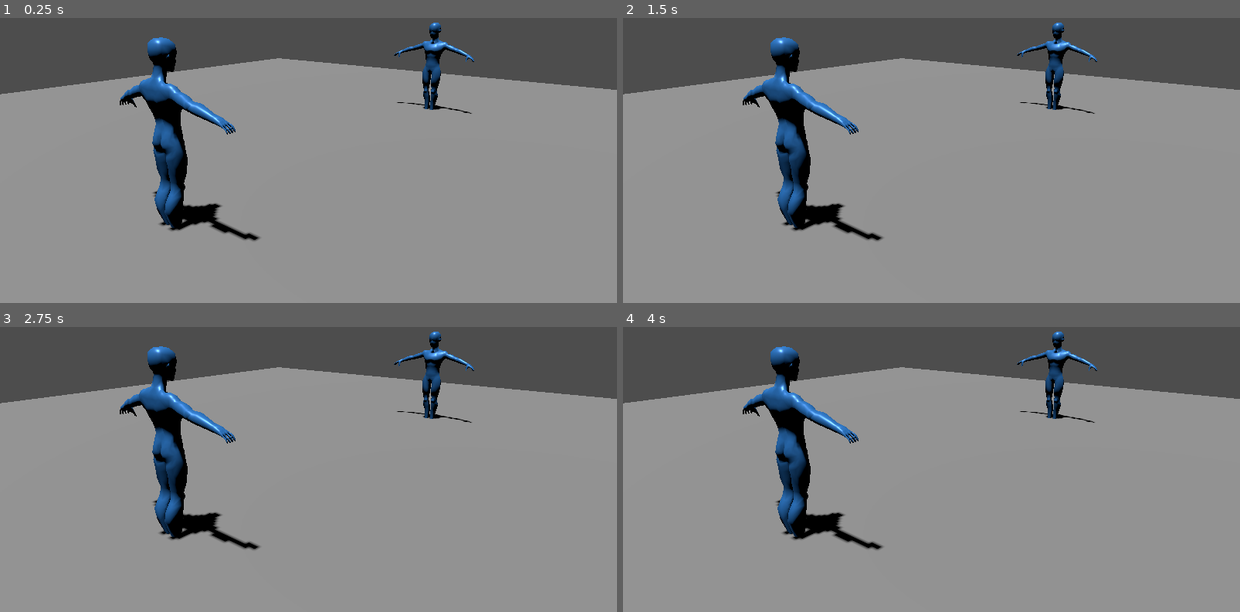
Above: before the commit, frames 1-4 (two rows, left to right).
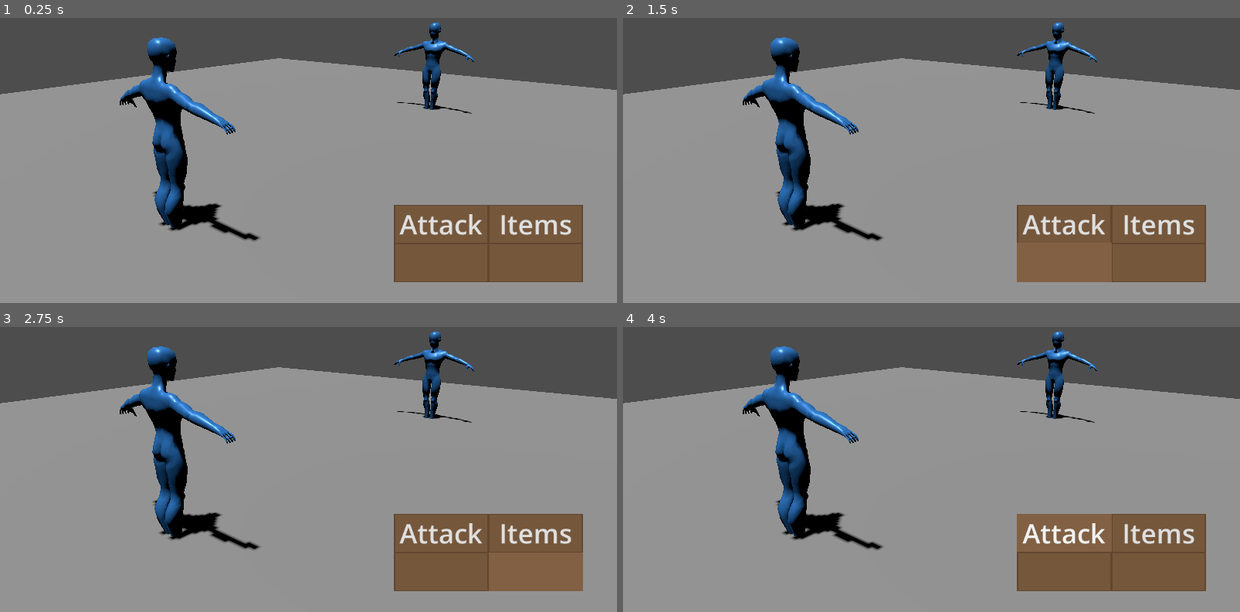
Above: after the commit, the same moments.

Repository: werewolf-studios/dungeons-n-academics
Game: Godot game, scene res://Scenes/combat_main.tscn
Same seed, same stepped clock (60 frames per second), same inputs: the game is played once before the commit and once after it. The project has no main scene, so this scene is started directly.
Inputs (mouse positions are in pixels of both pictures, inside the frame that each line leads up to):
- Up to frame 1 (0.25 s): no input
- Up to frame 2 (1.5 s): click (1067, 223) at 0.5 s, where only the run after the commit has a clickable "Attack"; click (1067, 263) at 1.27 s
- Up to frame 3 (2.75 s): click (536, 572) at 2.02 s
- Up to frame 4 (4 s): click (1159, 532) at 2.75 s, where only the run after the commit has a clickable "Items"; click (1067, 532) at 3.5 s, where only the run after the commit has a clickable "Attack"

The runs differ from the first frame. In frame 1, 8.3% of the frame differs, in the area x 63-95%, y 65-93%; in frame 2, 8.3%; in frame 3, 8.3%; in frame 4, 8.3%.

Commit message:
Added Combat UI buttons

Diff:
--- a/Scenes/combat_main.tscn
+++ b/Scenes/combat_main.tscn
@@ -7,6 +7,17 @@
 [sub_resource type="BoxShape3D" id="BoxShape3D_m6hub"]
 
 [sub_resource type="BoxMesh" id="BoxMesh_ngsrv"]
+
+[sub_resource type="StyleBoxFlat" id="StyleBoxFlat_phkcs"]
+bg_color = Color(0.45882353, 0.34117648, 0.23529412, 1)
+border_width_left = 2
+border_width_top = 2
+border_width_right = 2
+border_width_bottom = 2
+border_color = Color(0.38045204, 0.27944052, 0.18836206, 1)
+
+[sub_resource type="StyleBoxFlat" id="StyleBoxFlat_k5tp8"]
+bg_color = Color(0.5057749, 0.37876475, 0.26462448, 1)
 
 [node name="CombatMain" type="Node" unique_id=2054122581]
 
@@ -33,3 +44,51 @@
 [node name="DirectionalLight3D" type="DirectionalLight3D" parent="." unique_id=780092791]
 transform = Transform3D(1, 0, 0, 0, 0.22569923, 0.97419703, 0, -0.97419703, 0.22569923, 0, 14.558374, 0)
 shadow_enabled = true
+
+[node name="CombatUI" type="Control" parent="." unique_id=2039811101]
+layout_mode = 3
+anchors_preset = 0
+offset_right = 40.0
+offset_bottom = 40.0
+
+[node name="AttackButton" type="Button" parent="CombatUI" unique_id=1806849163]
+layout_mode = 0
+offset_left = 736.0
+offset_top = 464.0
+offset_right = 912.0
+offset_bottom = 536.0
+theme_override_font_sizes/font_size = 50
+theme_override_styles/normal = SubResource("StyleBoxFlat_phkcs")
+theme_override_styles/hover = SubResource("StyleBoxFlat_k5tp8")
+text = "Attack"
+
+[node name="PlchldrButton" type="Button" parent="CombatUI" unique_id=808082463]
+layout_mode = 0
+offset_left = 736.0
+offset_top = 536.0
+offset_right = 912.0
+offset_bottom = 609.0
+theme_override_font_sizes/font_size = 50
+theme_override_styles/normal = SubResource("StyleBoxFlat_phkcs")
+theme_override_styles/hover = SubResource("StyleBoxFlat_k5tp8")
+
+[node name="PlchldrButton2" type="Button" parent="CombatUI" unique_id=1088781498]
+layout_mode = 0
+offset_left = 912.0
+offset_top = 536.0
+offset_right = 1088.0
+offset_bottom = 609.0
+theme_override_font_sizes/font_size = 50
+theme_override_styles/normal = SubResource("StyleBoxFlat_phkcs")
+theme_override_styles/hover = SubResource("StyleBoxFlat_k5tp8")
+
+[node name="ItemsButton" type="Button" parent="CombatUI" unique_id=1614576005]
+layout_mode = 0
+offset_left = 912.0
+offset_top = 464.0
+offset_right = 1088.0
+offset_bottom = 536.0
+theme_override_font_sizes/font_size = 50
+theme_override_styles/normal = SubResource("StyleBoxFlat_phkcs")
+theme_override_styles/hover = SubResource("StyleBoxFlat_k5tp8")
+text = "Items"
